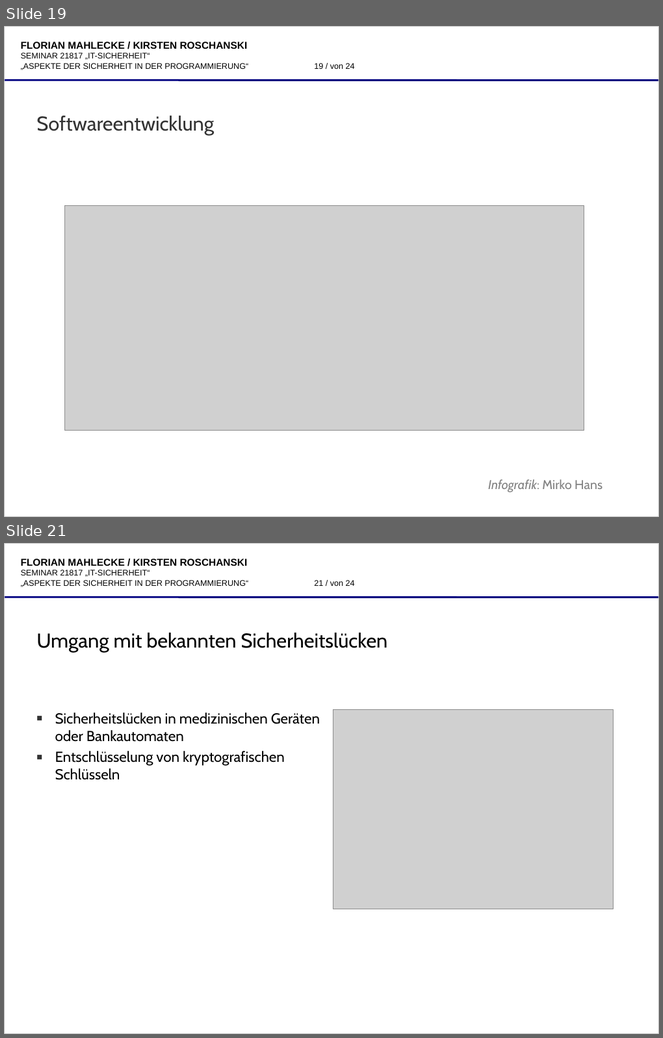
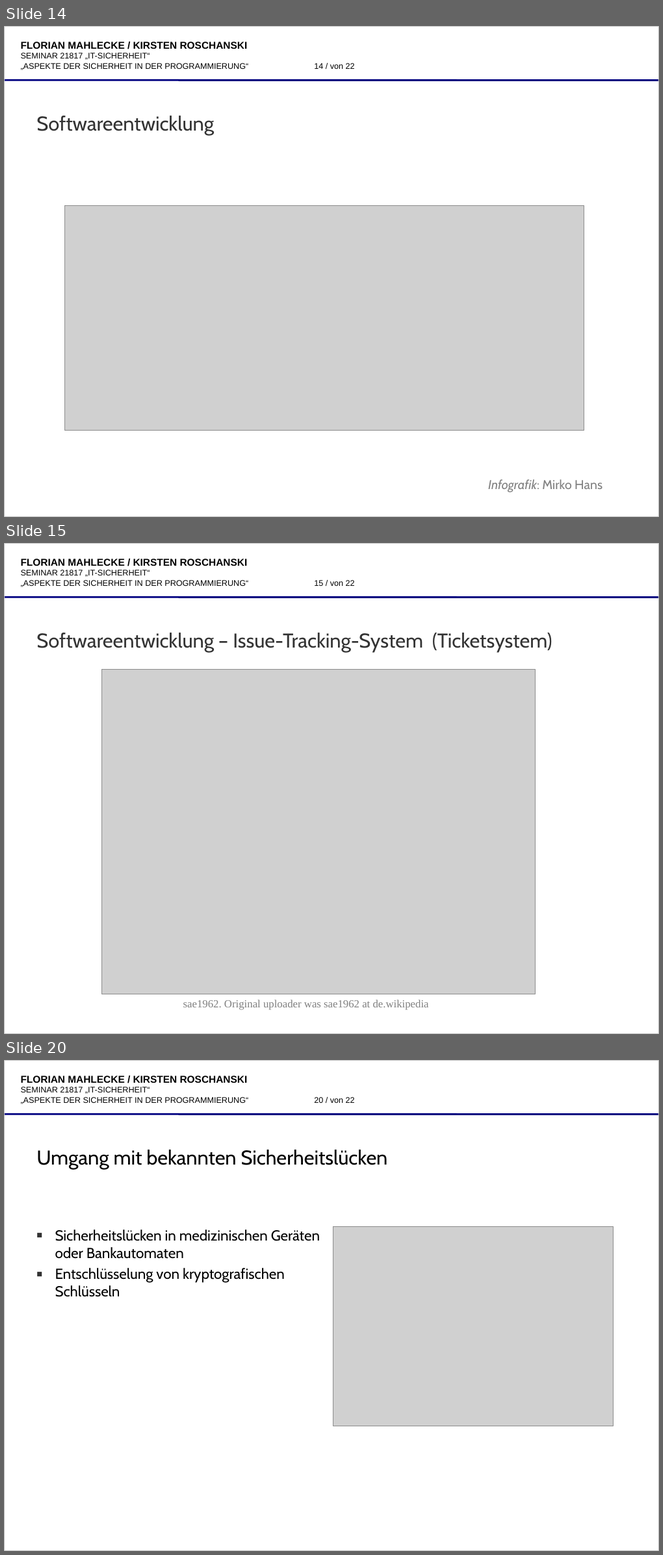
Before and after one commit to katgirl/FernUni, a slide deck: praesentation/21817-folien-9053522,8632014-roschanski,mahlecke-aspekte_der_sicheren_programmierung.odp. Shown one above the other, each under a label of ours: slides 19 and 21 before the commit, slides 14, 15 and 20 after it; the slides between them are not shown. The pictures are 663x1038 and 663x1555 pixels, drawn with LibreOffice and Linux fonts; fonts in the diff are those of the drawing; grey boxes stand for pictures; background and template pictures are left out. Boxes give left, top, right and bottom in pixels: in the first picture for what was removed or moved away, otherwise in the second. Text is boxed around its words. In the diff, an @@ line names an element or a change of style, - is before the commit and + after.

```diff
--- a/praesentation/21817-folien-9053522,8632014-roschanski,mahlecke-aspekte_der_sicheren_programmierung.odp
+++ b/praesentation/21817-folien-9053522,8632014-roschanski,mahlecke-aspekte_der_sicheren_programmierung.odp
@@ slide 15 added at box(4, 543, 659, 1034), background #FFFFFF; not listed: 4 template elements that a slide beside it also shows @@
@@ title added at box(36, 633, 553, 652), 22 pt, text #333333 @@
+Softwareentwicklung – Issue-Tracking-System (Ticketsystem)
@@ picture added at box(102, 670, 535, 995) @@
@@ text added at box(183, 1000, 429, 1010), 12 pt, text #808080 @@
+sae1962. Original uploader was sae1962 at de.wikipedia
@@ what was slide 19 is now slide 14 @@
@@ page number at box(314, 63, 355, 69): text changed @@
-19 / von 24
+14 / von 22
@@ what was slide 21 is now slide 20 @@
@@ page number at box(314, 1097, 355, 1103): text changed @@
-21 / von 24
+20 / von 22
```
Also in this commit, not shown: 10 slides changed, 3 other slides added.
